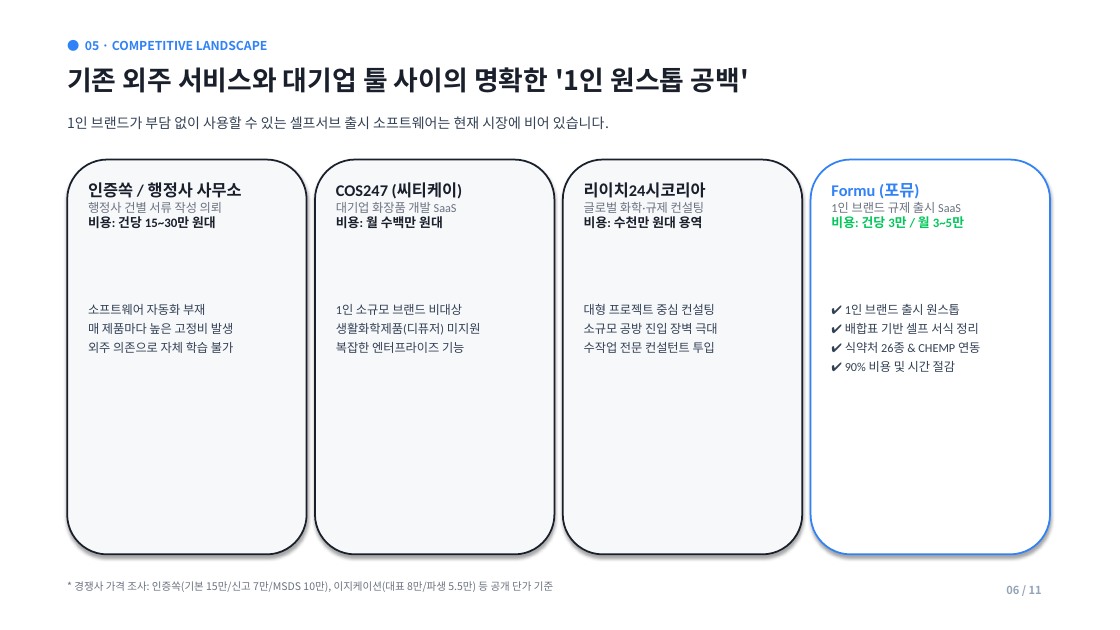
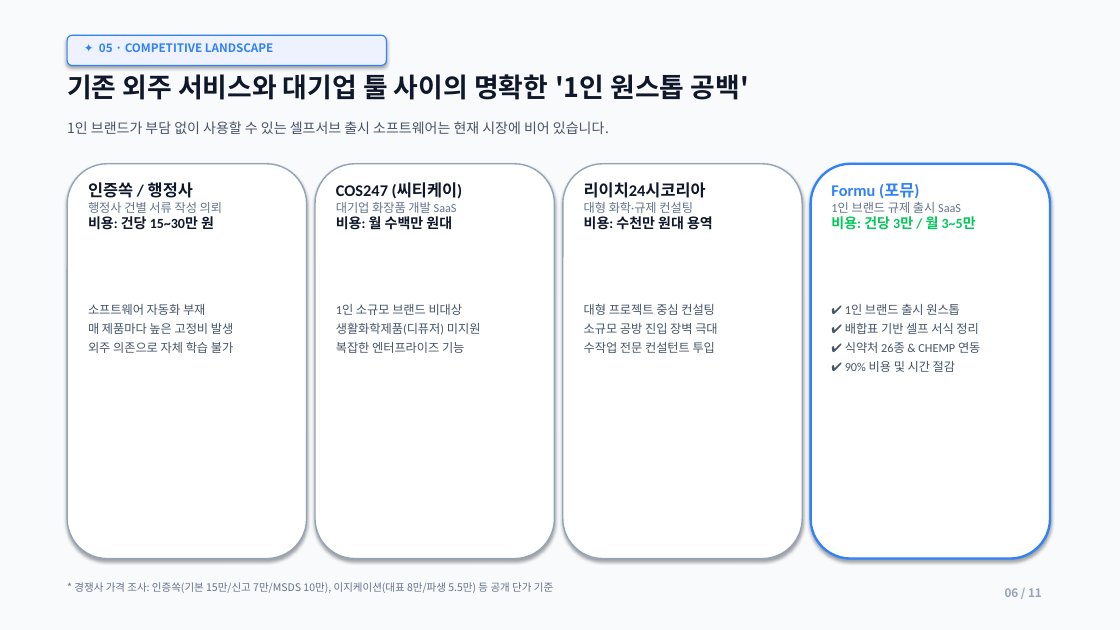
Before and after one commit to lita-lilith16/formu-landing, a slide deck: slide 6 of public/formu_pitch_deck.pptx. Drawn at 1120x630 pixels with LibreOffice and Linux fonts; fonts in the diff are those of the drawing. Boxes give left, top, right and bottom in pixels: in the first picture for what was removed or moved away, otherwise in the second. Text is boxed around its words. In the diff, an @@ line names an element or a change of style, - is before the commit and + after.

Commit message:
feat(pitch-deck): apply 3D glassmorphism reference style with blue-purple-white palette, Kanban scheduling, exploded architecture, and bold metric cards

```diff
--- a/public/formu_pitch_deck.pptx
+++ b/public/formu_pitch_deck.pptx
@@ rectangle at (0, 0, 1120, 630): fill #FFFFFF to #F8FAFC @@
@@ rounded rectangle added at (67, 35, 386, 66), fill #EEF2FF, outline #3182F6 1 pt @@
@@ text at (99, 43, 273, 52): text changed; size 10.5 to 10 pt @@
-● 05 · COMPETITIVE LANDSCAPE
+✦ 05 · COMPETITIVE LANDSCAPE
@@ text "기존 외주 서비스와 대기업 툴 ..." at (67, 74, 749, 100): text colour #1A1F2C to #0F172A @@
@@ text colour #334155 to #475569 in 5 elements at (88, 304, 233, 353), (336, 304, 481, 353), (584, 304, 717, 353), (845, 304, 980, 372), (67, 121, 609, 134) @@
@@ text "COS247 (씨티케이)" at (336, 183, 481, 334): text colour #1A1F2C to #0F172A in "COS247 (씨티케이)", "비용: 월 수백만 원대"; text colour #6B7280 to #64748B in "대기업 화장품 개발 SaaS"; size 11 to 12 pt in "비용: 월 수백만 원대" @@
@@ fill #F7F8FA to #FFFFFF; outline #1A1F2C 1.5 pt to #94A3B8 1.2 pt in 3 elements at (67, 164, 307, 559), (315, 164, 555, 559), (563, 164, 802, 559) @@
@@ 4 rounded rectangles, 1 text: place and size @@
-4 rounded rectangles, 1 text at (67, 67, 1050, 555)
+4 rounded rectangles, 1 text at (67, 74, 1050, 559)
@@ rounded rectangle at (811, 164, 1050, 559): outline #3182F6 1.5 pt to #3182F6 2 pt @@
@@ text at (88, 182, 193, 198): text changed; text colour #1A1F2C to #0F172A @@
-인증쏙 / 행정사 사무소
+인증쏙 / 행정사
@@ text at (584, 202, 693, 213): text changed; text colour #6B7280 to #64748B @@
-글로벌 화학·규제 컨설팅
+대형 화학·규제 컨설팅
@@ text at (584, 182, 891, 372): text colour #1A1F2C to #0F172A in "리이치24시코리아", "비용: 수천만 원대 용역"; size 11 to 12 pt in "비용: 수천만 원대 용역" @@
@@ text at (831, 202, 961, 213): text colour #6B7280 to #64748B in "1인 브랜드 규제 출시 SaaS"; size 11 to 12 pt in "비용: 건당 3만 / 월 3~5만" @@
@@ text at (88, 216, 216, 228): text changed; size 11 to 12 pt; text colour #1A1F2C to #0F172A @@
-비용: 건당 15~30만 원대
+비용: 건당 15~30만 원
@@ text "06 / 11" at (1005, 588, 1042, 597): size 9.5 to 10 pt @@
```
Also in this commit, not shown: 10 other slides changed, 1 other file.
